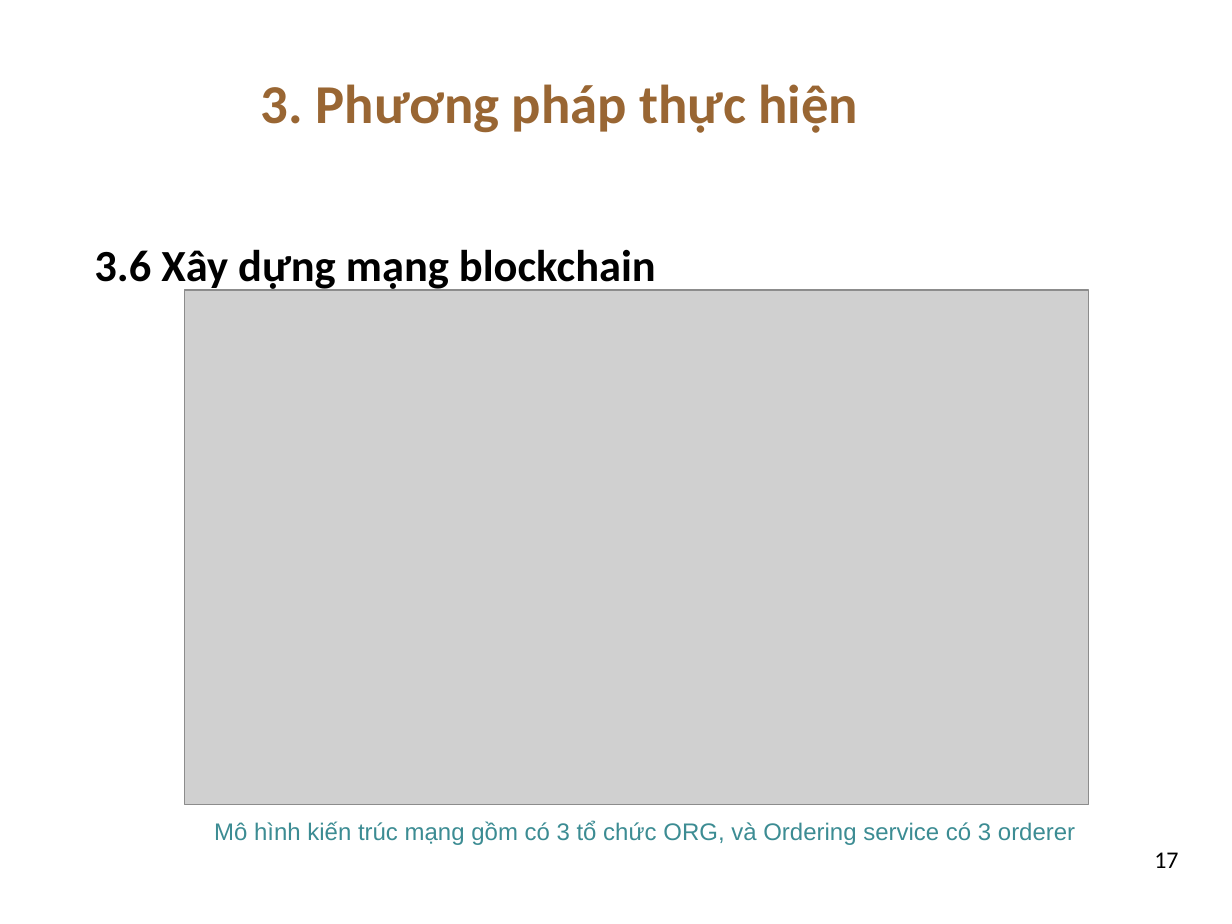
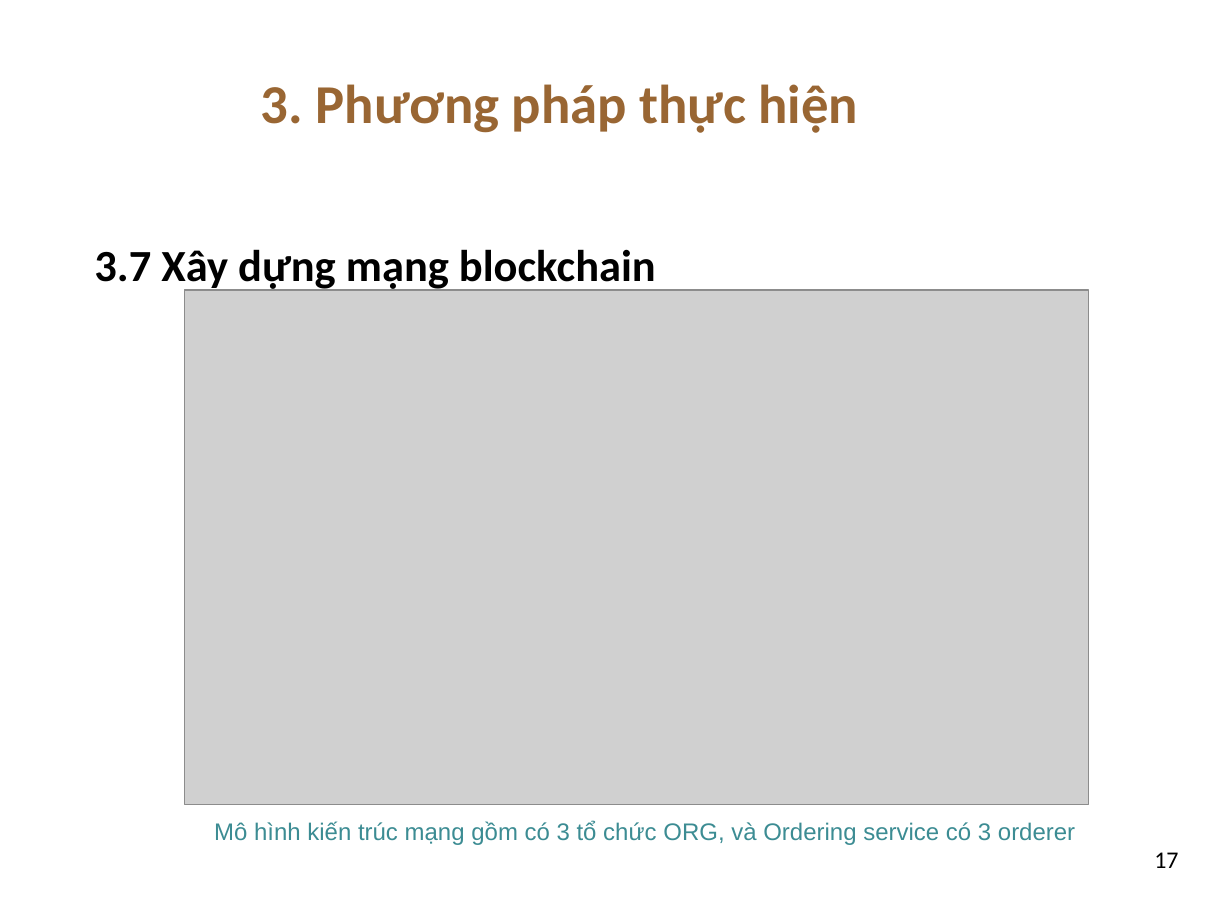
Before and after one commit to dtdungm/blockchain-vbcc, a slide deck: slide 17 of luan_van.pptx. Drawn at 1232x924 pixels with LibreOffice and Linux fonts; fonts in the diff are those of the drawing; grey boxes stand for pictures; background and template pictures are left out. Boxes give left, top, right and bottom in pixels: in the first picture for what was removed or moved away, otherwise in the second. Text is boxed around its words. In the diff, an @@ line names an element or a change of style, - is before the commit and + after.

```diff
--- a/luan_van.pptx
+++ b/luan_van.pptx
@@ text at [94,249,656,292]: text changed @@
-      3.6 Xây dựng mạng blockchain
+      3.7 Xây dựng mạng blockchain
```
Also in this commit, not shown: 1 other slide changed, 2 other files.
